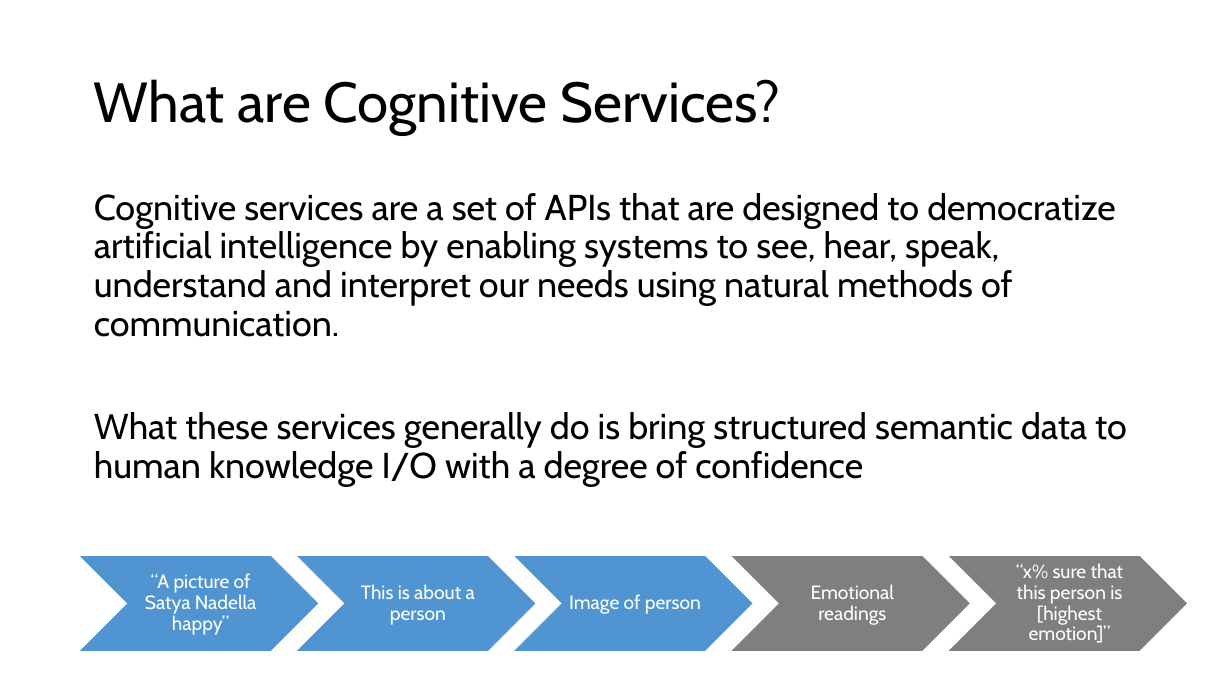
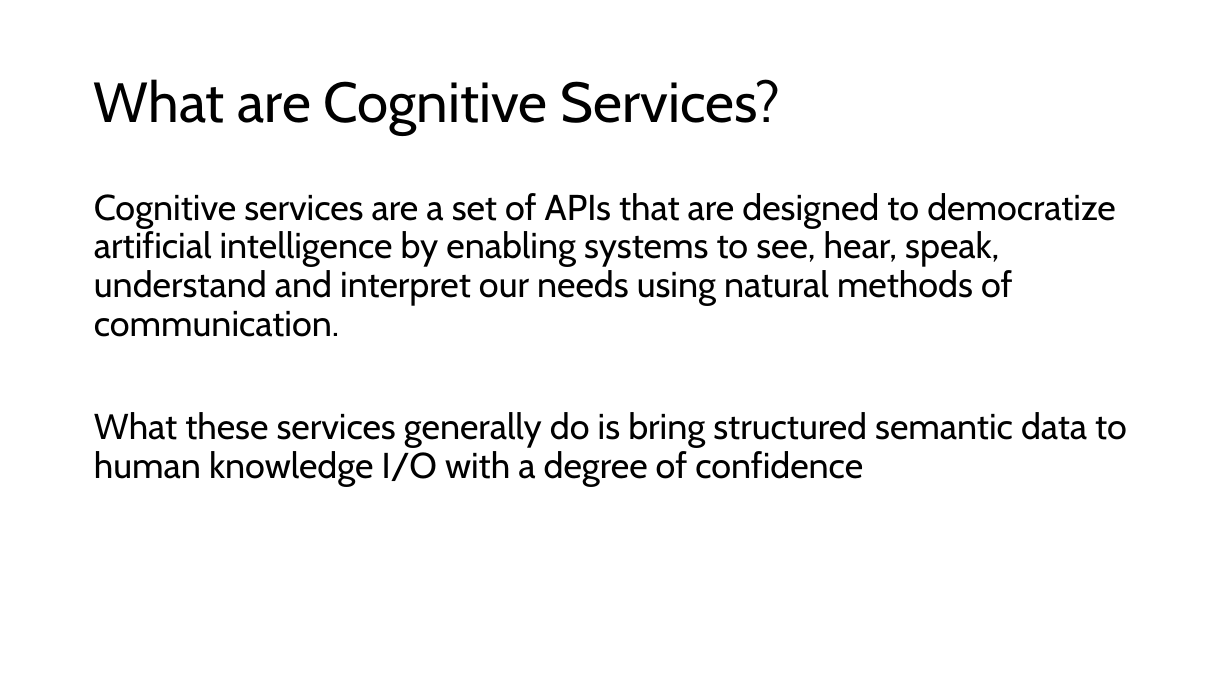
Before and after one commit to warpyu/TechnicalCommunityContent, a slide deck: slide 2 of Intelligent Services/Cognitive Services/Session 2 - Starting with Cognitive Services/Starting with Cognitive Services.pptx. Drawn at 1232x693 pixels with LibreOffice and Linux fonts; fonts in the diff are those of the drawing. Boxes give left, top, right and bottom in pixels: in the first picture for what was removed or moved away, otherwise in the second. Text is boxed around its words. In the diff, an @@ line names an element or a change of style, - is before the commit and + after.

Commit message:
CaaS Cognitive Services slides script update

```diff
--- a/Intelligent Services/Cognitive Services/Session 2 - Starting with Cognitive Services/Starting with Cognitive Services.pptx
+++ b/Intelligent Services/Cognitive Services/Session 2 - Starting with Cognitive Services/Starting with Cognitive Services.pptx
@@ group removed at bbox=[78, 555, 1189, 652]: 5 chevrons, 5 texts @@
-“A picture of Satya Nadella happy”
-This is about a person
-Image of person
-Emotional readings
-“x% sure that this person is [highest emotion]”
```
Also in this commit, not shown: 3 other slides changed, 1 slide removed.
